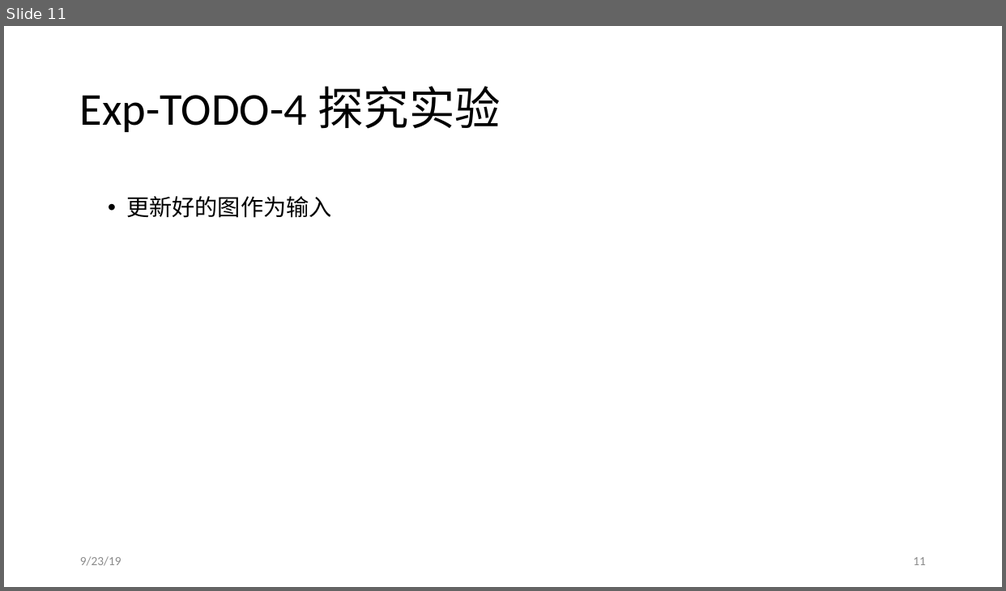
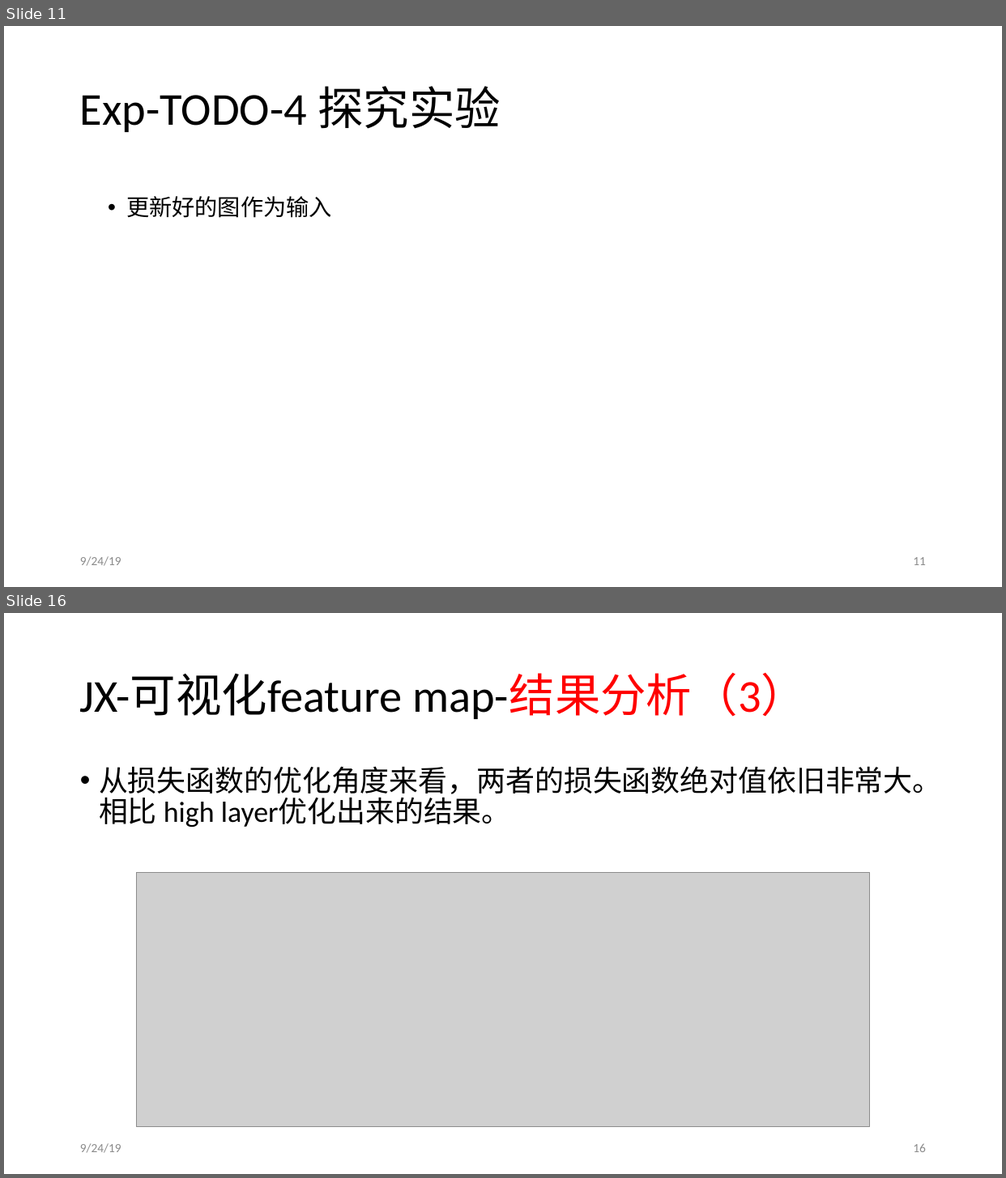
Before and after one commit to JiaxinZhuang/Interpretation, a slide deck: ppt/Interpretation-9-20.pptx. Shown one above the other, each under a label of ours: slide 11 before the commit, slides 11 and 16 after it; the slides between them are not shown. The pictures are 1006x591 and 1006x1178 pixels, drawn with LibreOffice and Linux fonts; fonts in the diff are those of the drawing; grey boxes stand for pictures. Boxes give left, top, right and bottom in pixels: in the first picture for what was removed or moved away, otherwise in the second. Text is boxed around its words. In the diff, an @@ line names an element or a change of style, - is before the commit and + after.

```diff
--- a/ppt/Interpretation-9-20.pptx
+++ b/ppt/Interpretation-9-20.pptx
@@ slide 16 added at bbox=[4, 613, 1002, 1174], background #FFFFFF @@
@@ title added at bbox=[80, 673, 807, 719], 44 pt, text #000000 @@
+JX-可视化feature map-结果分析（3）
@@ text added at bbox=[99, 766, 942, 827], 28 pt, text #000000 @@
+• 从损失函数的优化角度来看，两者的损失函数绝对值依旧非常大。相比 high layer优化出来的结果。
@@ picture added at bbox=[137, 873, 869, 1127] @@
@@ text added at bbox=[80, 1144, 121, 1153], 12 pt, text #8C8C8C @@
+9/24/19
@@ page number added at bbox=[913, 1144, 926, 1152], 12 pt, text #8C8C8C @@
+16
@@ slide 11 changed as well @@
@@ text at bbox=[80, 557, 121, 566]: text changed @@
-9/23/19
+9/24/19
```
Also in this commit, not shown: 12 other slides changed, 5 other slides added, 6 other files.
